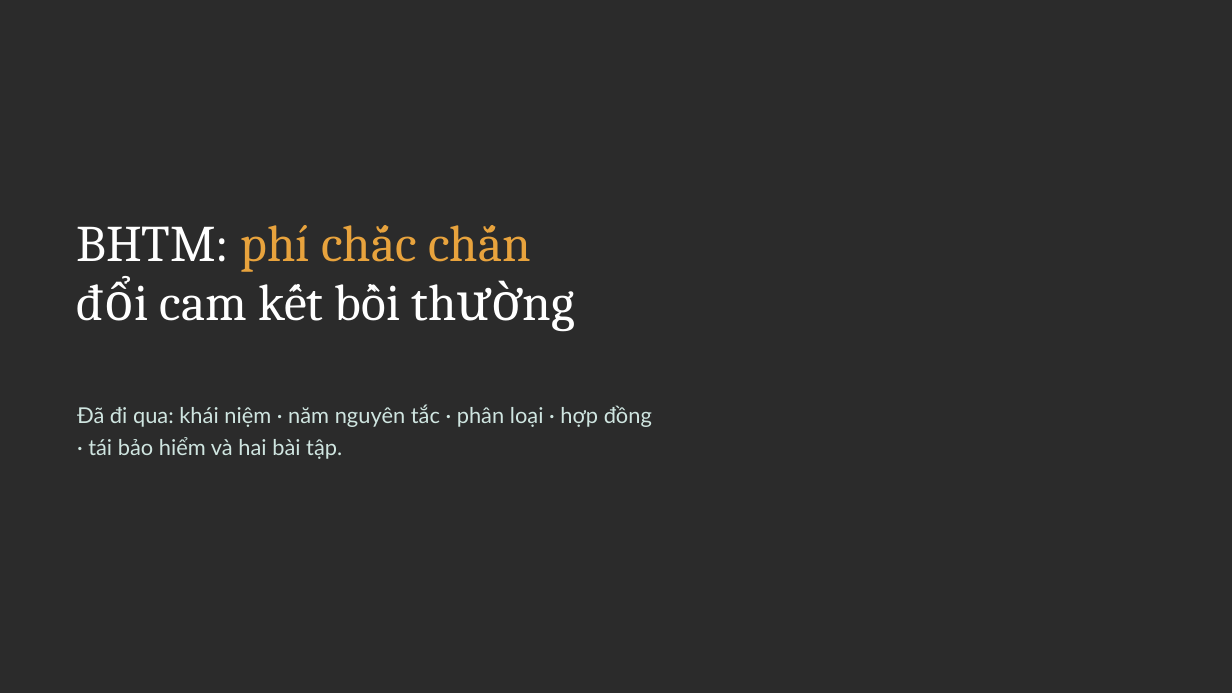
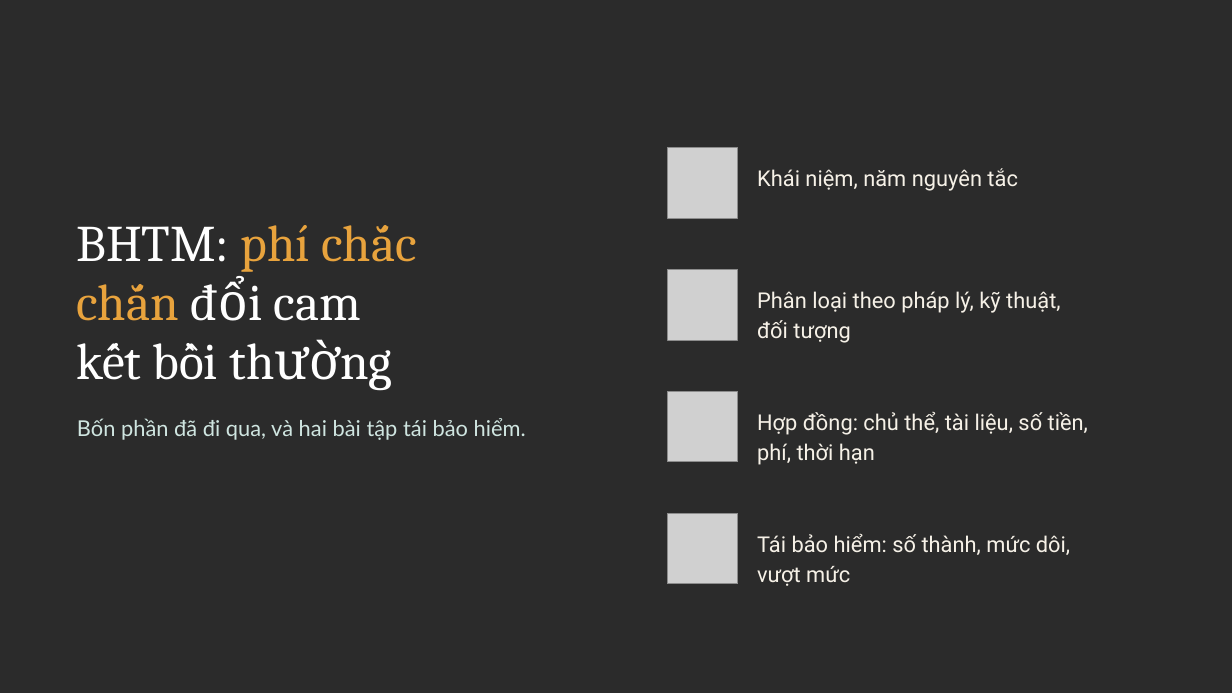
Before and after one commit to tranquanghaofake-dotcom/Law, a slide deck: slide 46 of docs/bai/ch3-bao-hiem-thuong-mai/bao-hiem-thuong-mai.pptx. Drawn at 1232x693 pixels with LibreOffice and Linux fonts; fonts in the diff are those of the drawing; grey boxes stand for pictures; background and template pictures are left out; a plain dark background stands for a picture behind light text. Boxes give left, top, right and bottom in pixels: in the first picture for what was removed or moved away, otherwise in the second. Text is boxed around its words. In the diff, an @@ line names an element or a change of style, - is before the commit and + after.

```diff
--- a/docs/bai/ch3-bao-hiem-thuong-mai/bao-hiem-thuong-mai.pptx
+++ b/docs/bai/ch3-bao-hiem-thuong-mai/bao-hiem-thuong-mai.pptx
@@ picture added at bbox=[667, 148, 738, 218] @@
@@ text at bbox=[757, 168, 1017, 191]: text changed; font Lato to Roboto; text colour #CFE5E0 to #F6F1E7 @@
-Đã đi qua: khái niệm · năm nguyên tắc · phân loại · hợp đồng
-· tái bảo hiểm và hai bài tập.
+Khái niệm, năm nguyên tắc
@@ title at bbox=[76, 225, 361, 321]: text changed @@
-BHTM: phí chắc chắn
-đổi cam kết bồi thường
+BHTM: phí chắc
+chắn đổi cam
+kết bồi thường
@@ picture added at bbox=[667, 270, 738, 340] @@
@@ text added at bbox=[757, 291, 1061, 343], 17 pt, text #F6F1E7 @@
+Phân loại theo pháp lý, kỹ thuật,
+đối tượng
@@ text added at bbox=[77, 418, 526, 440], 17 pt, text #CFE5E0 @@
+Bốn phần đã đi qua, và hai bài tập tái bảo hiểm.
@@ picture added at bbox=[667, 392, 738, 462] @@
@@ text added at bbox=[757, 412, 1088, 465], 17 pt, text #F6F1E7 @@
+Hợp đồng: chủ thể, tài liệu, số tiền,
+phí, thời hạn
@@ picture added at bbox=[667, 514, 738, 584] @@
@@ text added at bbox=[757, 533, 1070, 586], 17 pt, text #F6F1E7 @@
+Tái bảo hiểm: số thành, mức dôi,
+vượt mức
```
Also in this commit, not shown: 7 other slides changed, 16 other files.
